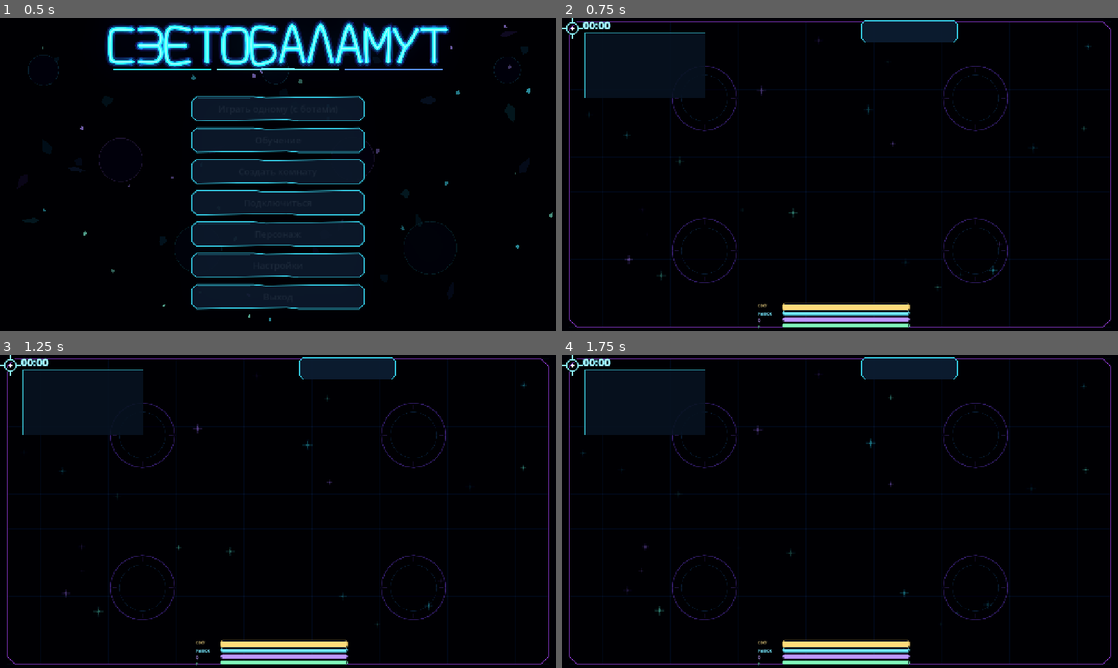
Above: before the commit, frames 1-4 (two rows, left to right).
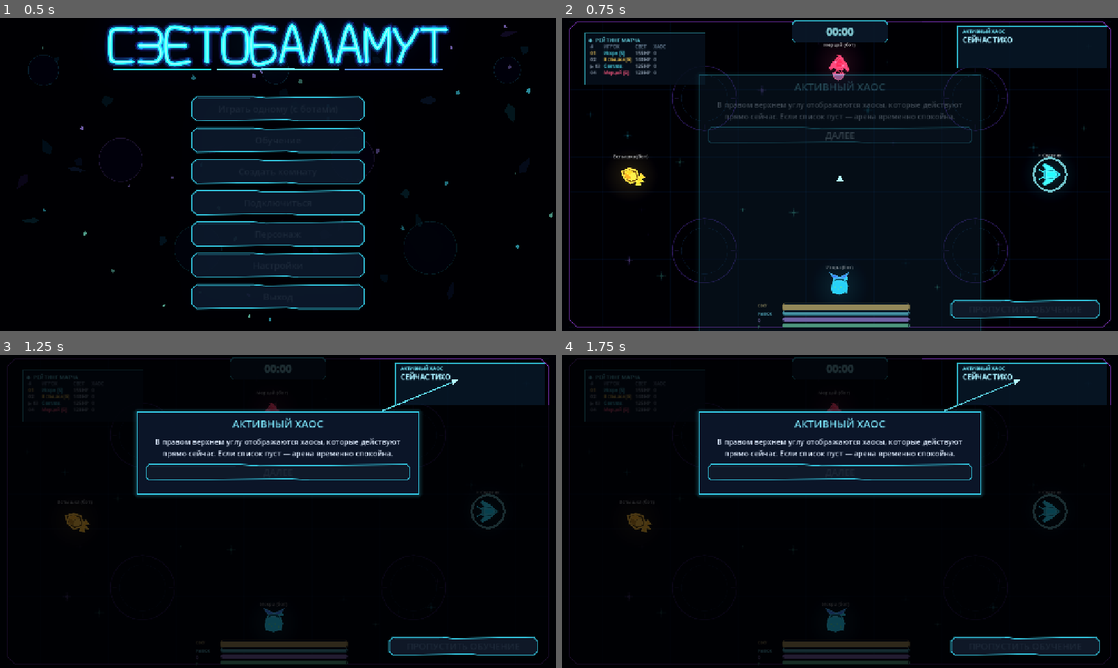
Above: after the commit, the same moments.

Repository: DvoreZZKy/svetobalamut
Game: Godot game, scene res://scenes/menu.tscn
The game is run twice, just before and just after one commit, with the same random seed, the same clock (stepped at 60 frames per second) and the same inputs.
Inputs (mouse positions are in pixels of both pictures, inside the frame that each line leads up to):
- Up to frame 1 (0.5 s): no input
- Up to frame 2 (0.75 s): click "Играть одному (с ботами)" at 0.5 s
- Up to frame 3 (1.25 s): no input
- Up to frame 4 (1.75 s): tap Enter (restart) at 1.25 s; move the mouse to (867, 511) at 1.27 s; hold W (up) from 1.28 s (still down); tap Q (ability) at 1.35 s; click (867, 511) at 1.42 s

Frame 1 is identical in both runs. In frame 2, 14% of the frame differs, in the area x 0-99%, y 0-100%; in frame 3, 25%; in frame 4, 25%.
Error before the commit: Parse Error: Cannot infer the type of "alignment" variable because the value doesn't have a set type. (res://scripts/sim.gd:433)

Commit message:
Fix typed alignment in parasite attack

Diff:
--- a/scripts/sim.gd
+++ b/scripts/sim.gd
@@ -430,7 +430,7 @@
 		var distance := offset.length()
 		if distance > 350.0 or distance < 1.0:
 			continue
-		var alignment := p.aim.normalized().dot(offset / distance)
+		var alignment: float = p.aim.normalized().dot(offset / distance)
 		if alignment > best_dot:
 			best_dot = alignment
 			best = target
